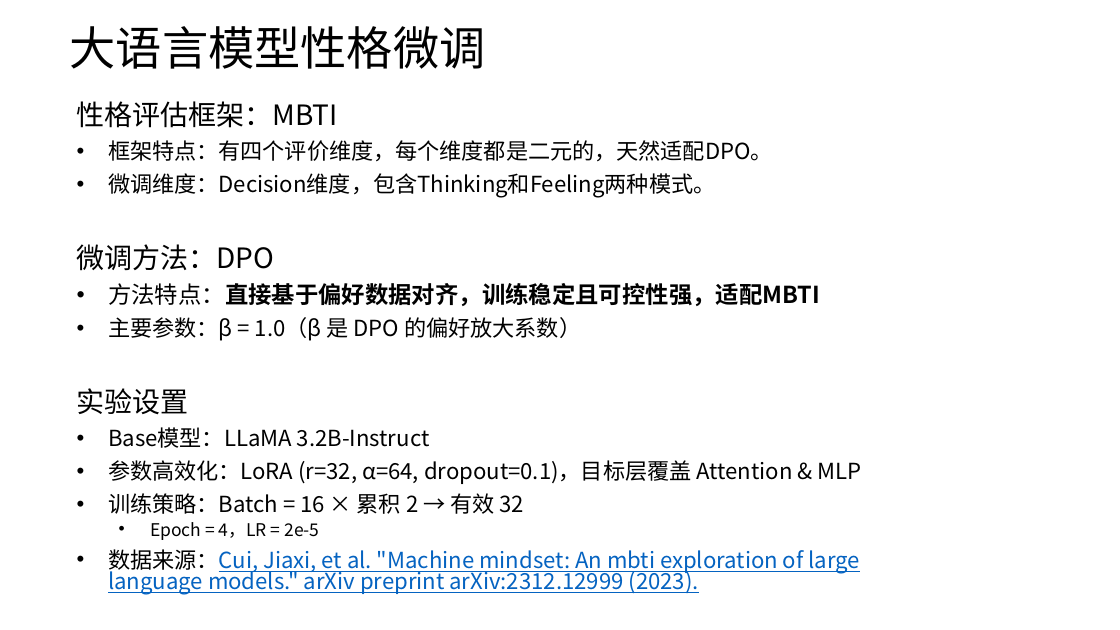
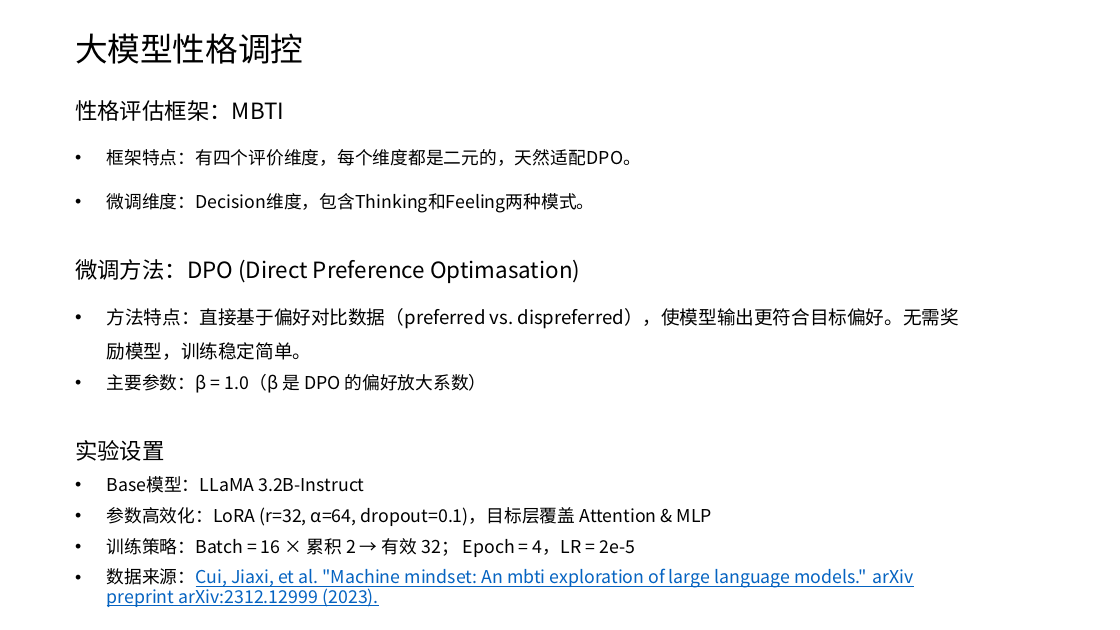
Before and after one commit to Niklauseik/Personality-Qwen, a slide deck: slide 1 of conversation_930.pptx. Drawn at 1120x630 pixels with LibreOffice and Linux fonts; fonts in the diff are those of the drawing. Boxes give left, top, right and bottom in pixels: in the first picture for what was removed or moved away, otherwise in the second. Text is boxed around its words. In the diff, an @@ line names an element or a change of style, - is before the commit and + after.

```diff
--- a/conversation_930.pptx
+++ b/conversation_930.pptx
@@ title at (75,33,303,64): text changed; size 39.6 to 28 pt @@
-大语言模型性格微调
+大模型性格调控
@@ subtitle at (75,100,913,607): size 24 to 19.2 pt in "性格评估框架：MBTI", "实验设置"; size 19 to 15.2 pt in "框架特点：有四个评价维度，每个维度都是二元的，天然适配DPO。", "微调维度：Decision维度，包含Thinking和Feeling两种模式。", "主要参数：β = 1.0（β 是 DPO 的偏好放大系数）", "Base模型：LLaMA 3.2B-Instruct" and 2 more places; line spacing 0.8 to 1.5; line spacing 0.8 to 0.9 @@
@@ subtitle at (75,259,959,360): text changed; size 20 to 16 pt; bold off @@
-微调方法：DPO
-• 方法特点：直接基于偏好数据对齐，训练稳定且可控性强，适配MBTI
+微调方法：DPO (Direct Preference Optimasation)
+• 方法特点：直接基于偏好对比数据（preferred vs. dispreferred），使模型输出更符合目标偏好。无需奖励模型，训练稳定简单。
@@ subtitle at (107,538,635,557): text changed; size 19 to 15.2 pt @@
-• 训练策略：Batch = 16 × 累积 2 → 有效 32
-  • Epoch = 4，LR = 2e-5
+• 训练策略：Batch = 16 × 累积 2 → 有效 32； Epoch = 4，LR = 2e-5
```
Also in this commit, not shown: 5 other slides changed.
